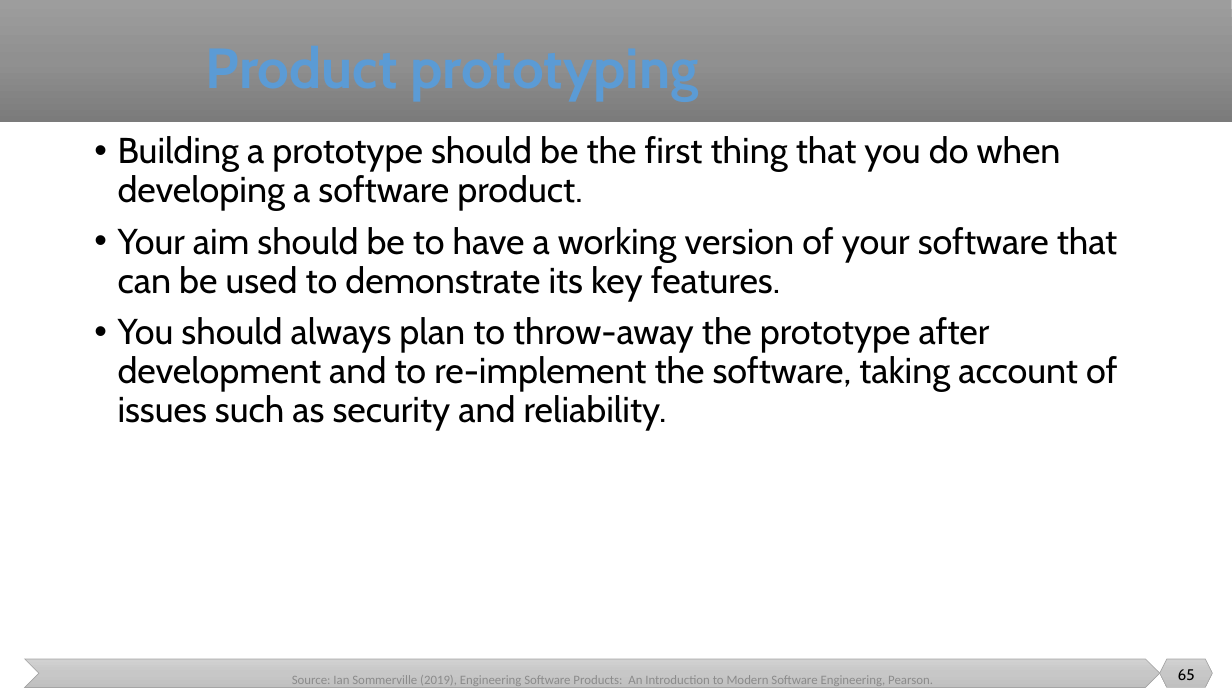
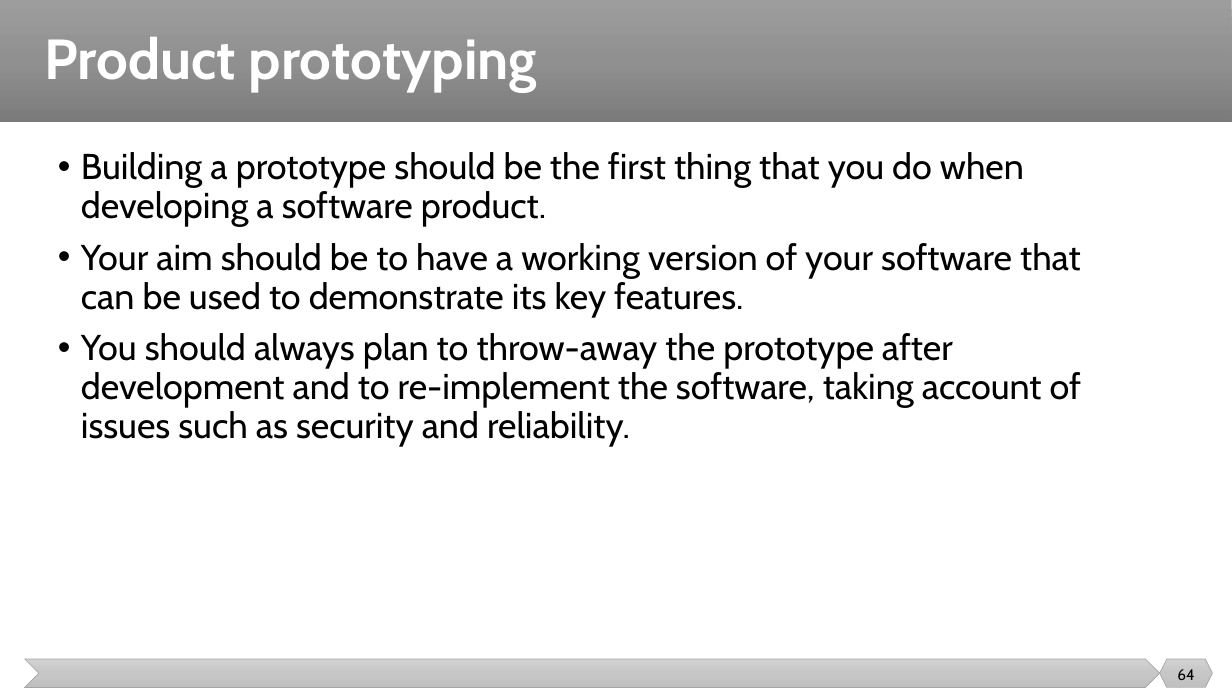
Before and after one commit to malenezi/malenezi, a slide deck: slide 64 of SE423/Lectures/2-Software Engineering/Software Engineering.pptx (slide 65 before the commit). Drawn at 1232x693 pixels with LibreOffice and Linux fonts; fonts in the diff are those of the drawing. Boxes give left, top, right and bottom in pixels: in the first picture for what was removed or moved away, otherwise in the second. Text is boxed around its words. In the diff, an @@ line names an element or a change of style, - is before the commit and + after.

```diff
--- a/SE423/Lectures/2-Software Engineering/Software Engineering.pptx
+++ b/SE423/Lectures/2-Software Engineering/Software Engineering.pptx
@@ title added at (44,37,537,92), 44 pt, text #FFFFFF, bold @@
+Product prototyping
@@ text "Building a prototype should be ...": place and size @@
-text "Building a prototype should be ..." at (118,136,1118,431)
+text "Building a prototype should be ..." at (81,152,1081,447)
@@ text removed at (292,675,933,689) @@
-Source: Ian Sommerville (2019), Engineering Software Products: An Introduction to Modern Software Engineering, Pearson.
@@ page number at (1177,669,1194,680): text changed @@
-65
+64
```
Also in this commit, not shown: 62 other slides changed, 1 slide added, 6 slides removed, 1 other file.
